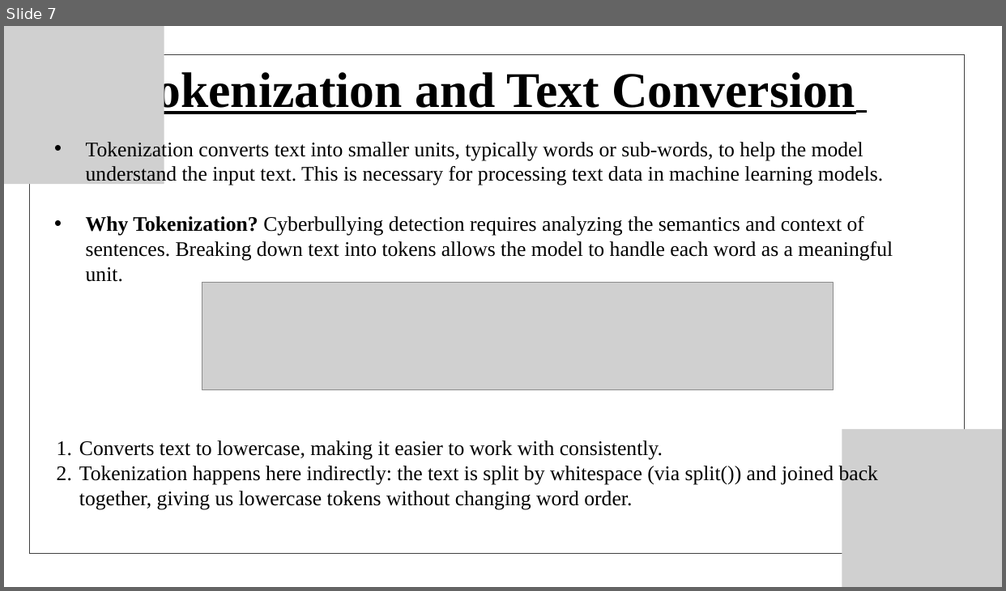
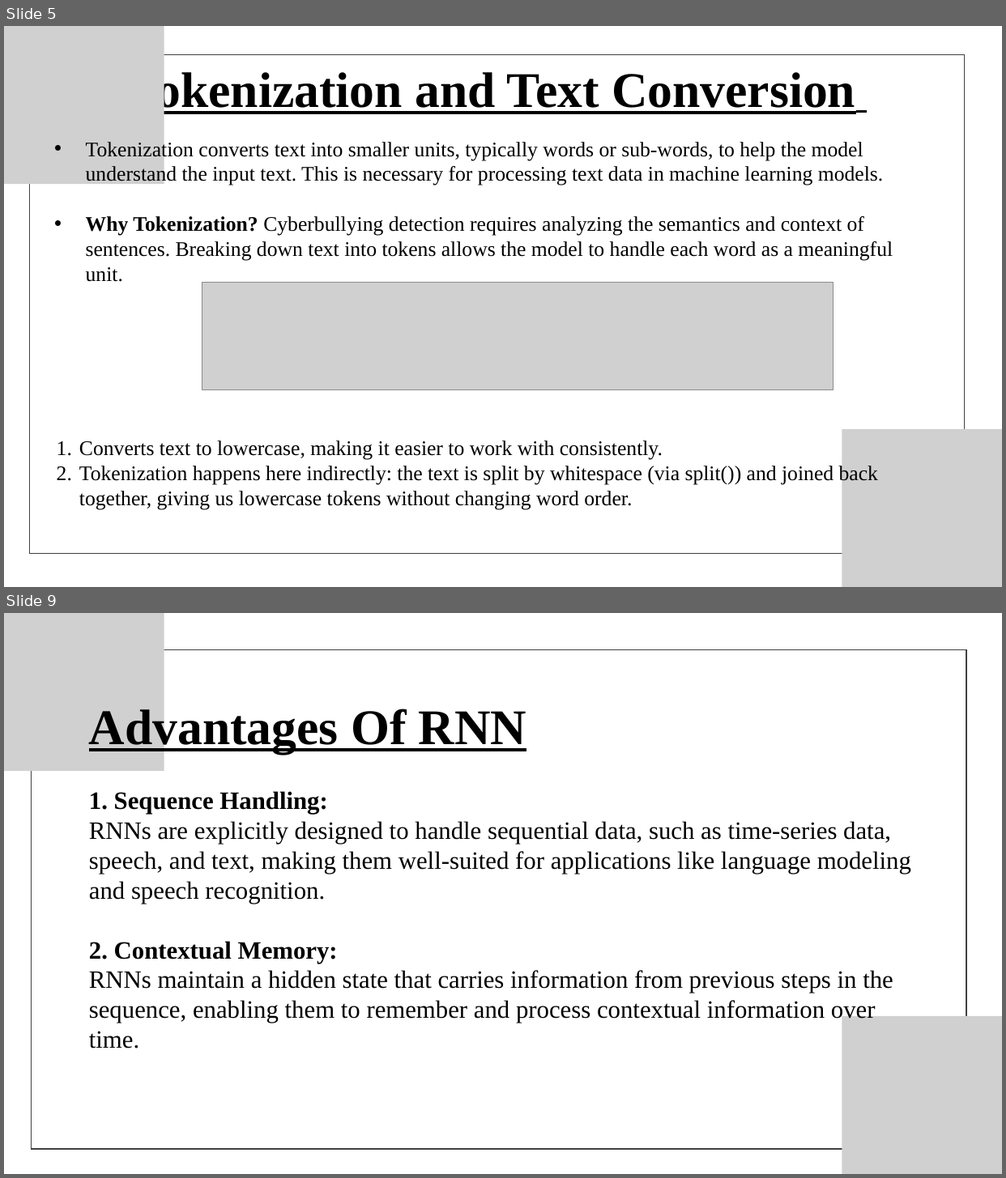
Before and after one commit to krishsai08/cyberbyllying-classification, a slide deck: RNN_LSTM_models/Documentation & ppt/PRESENTATION.pptx. Shown one above the other, each under a label of ours: slide 7 before the commit, slides 5 and 9 after it; the slides between them are not shown. The pictures are 1006x591 and 1006x1178 pixels, drawn with LibreOffice and Linux fonts; fonts in the diff are those of the drawing; grey boxes stand for pictures. Boxes give left, top, right and bottom in pixels: in the first picture for what was removed or moved away, otherwise in the second. Text is boxed around its words. In the diff, an @@ line names an element or a change of style, - is before the commit and + after.

```diff
--- a/RNN_LSTM_models/Documentation & ppt/PRESENTATION.pptx
+++ b/RNN_LSTM_models/Documentation & ppt/PRESENTATION.pptx
@@ slide 9 added at [4,613,1002,1174], background #FFFFFF @@
@@ picture added at [4,613,164,771] @@
@@ freeform shape added at [32,650,966,1149], outline #404040 1.5 pt @@
@@ text added at [89,705,911,1049], 36 pt, text #000000 @@
+Advantages Of RNN
+1. Sequence Handling:
+RNNs are explicitly designed to handle sequential data, such as time-series data, speech, and text, making them well-suited for applications like language modeling and speech recognition.
+2. Contextual Memory:
+RNNs maintain a hidden state that carries information from previous steps in the sequence, enabling them to remember and process contextual information over time.
@@ picture added at [842,1016,1002,1174] @@
@@ what was slide 7 is now slide 5 @@
```
Also in this commit, not shown: 10 slides changed, 3 other slides added, 12 slides removed.
